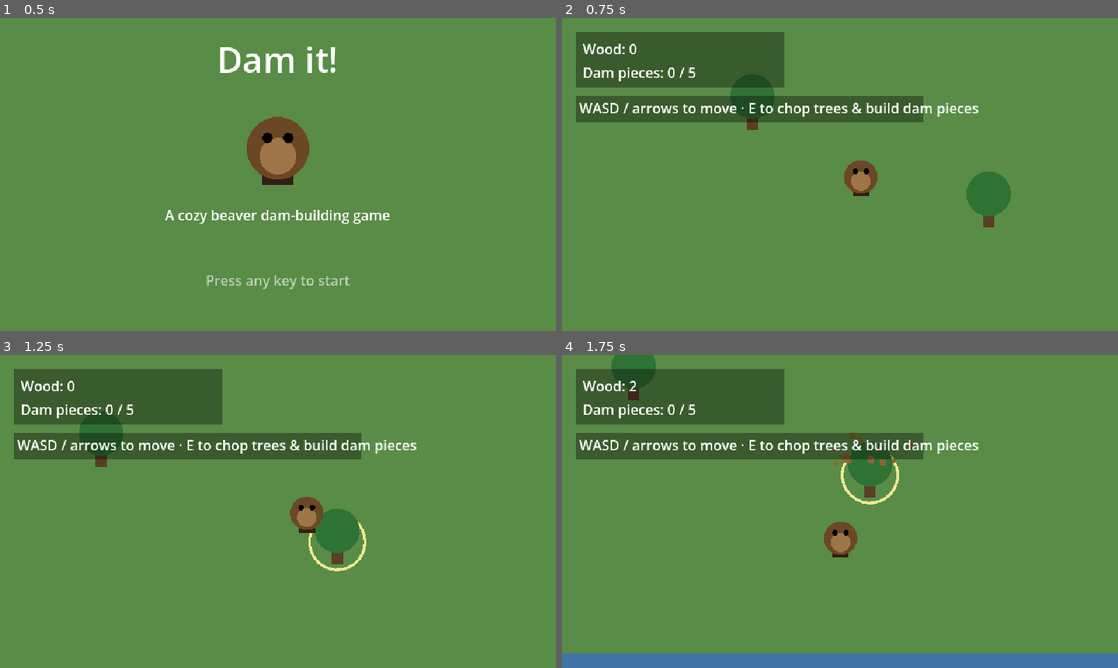
Above: before the commit, frames 1-4 (two rows, left to right).
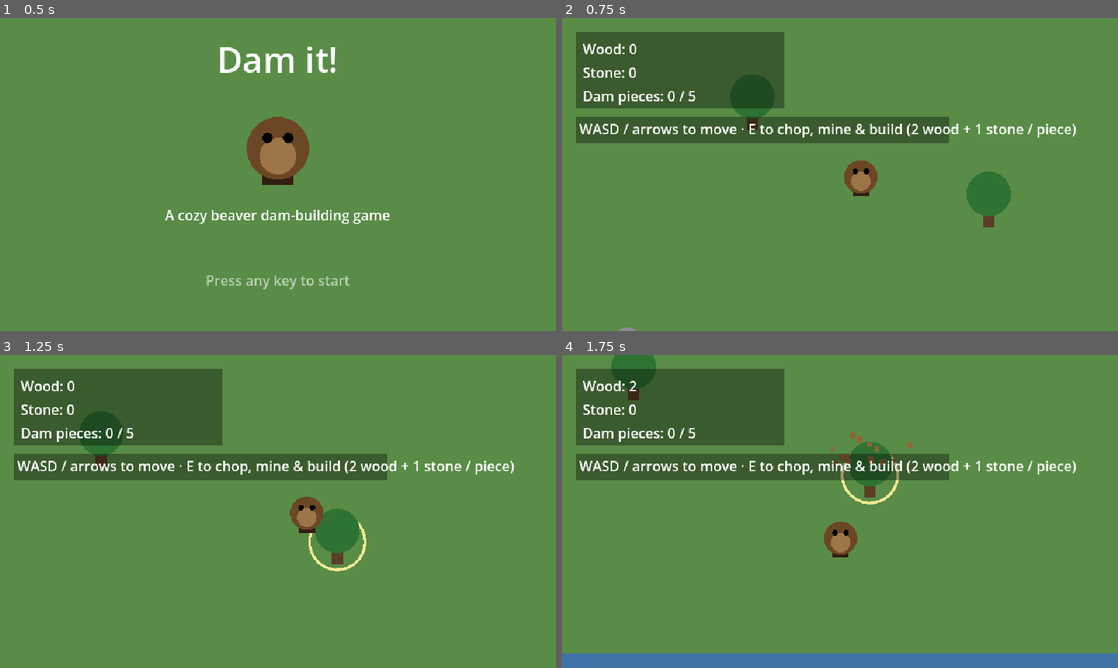
Above: after the commit, the same moments.

Repository: CrowderSoup/dam-it
Game: Godot game, scene res://scenes/ui/title_screen.tscn
The game is run twice, just before and just after one commit, with the same random seed, the same clock (stepped at 60 frames per second) and the same inputs.
Inputs:
- Up to frame 1 (0.5 s): no input
- Up to frame 2 (0.75 s): tap Enter at 0.5 s; hold D (move_right) from 0.53 s (still down); hold E (interact) from 0.53 s (still down)
- Up to frame 3 (1.25 s): keep holding D (move_right); keep holding E (interact); tap Space at 0.77 s
- Up to frame 4 (1.75 s): release D (move_right) at 1.28 s; release E (interact) at 1.28 s; hold S (move_down) from 1.28 s (still down); tap E (interact) at 1.35 s; tap Space at 1.52 s

Frame 1 is identical in both runs. In frame 2, 9.3% of the frame differs, in the area x 2-93%, y 15-100%; in frame 3, 9.2%; in frame 4, 9.3%.

Commit message:
Add a second resource: mineable rocks yield stone for dam pieces
- New Rock world object (mirrors Tree): 2 hits to break, yields stone,
  respawns after 10s, highlights in range like trees/dam slots do.
- Dam pieces now cost 2 wood + 1 stone (was 3 wood only), giving the build
  loop actual resource management instead of a single counter.
- Replaced the purely-decorative rocks with interactive ones so what you
  see matches what you can do with it; bushes remain decoration-only.
- HUD shows the new Stone counter; hint text reflects the real costs.
- Distinct mining sound effect (Sfx.play_mine) separate from chopping.

Verified headless (import + smoke-test scene covering mining, the updated
resource costs, and reset) and visually via a screenshot of the new HUD.

Co-Authored-By: Claude Sonnet 5 <noreply@anthropic.com>
Claude-Session: https://claude.ai/code/session_019gEuy3hZMpkfR1EVvbAP8s

Diff:
--- a/scenes/main/main.tscn
+++ b/scenes/main/main.tscn
@@ -6,6 +6,7 @@
 [ext_resource type="PackedScene" path="res://scenes/world/dam_slot.tscn" id="4"]
 [ext_resource type="PackedScene" path="res://scenes/ui/hud.tscn" id="5"]
 [ext_resource type="PackedScene" path="res://scenes/world/decoration.tscn" id="6"]
+[ext_resource type="PackedScene" path="res://scenes/world/rock.tscn" id="7"]
 
 [node name="Main" type="Node2D"]
 script = ExtResource("1")
@@ -22,15 +23,6 @@
 color = Color(0.25, 0.45, 0.65, 1)
 
 [node name="Decorations" type="Node2D" parent="."]
-
-[node name="Rock1" parent="Decorations" instance=ExtResource("6")]
-position = Vector2(80, 350)
-
-[node name="Rock2" parent="Decorations" instance=ExtResource("6")]
-position = Vector2(700, 120)
-
-[node name="Rock3" parent="Decorations" instance=ExtResource("6")]
-position = Vector2(950, 700)
 
 [node name="Bush1" parent="Decorations" instance=ExtResource("6")]
 kind = 1
@@ -74,6 +66,20 @@
 [node name="Tree8" parent="Trees" instance=ExtResource("3")]
 position = Vector2(1250, 580)
 
+[node name="Rocks" type="Node2D" parent="."]
+
+[node name="Rock1" parent="Rocks" instance=ExtResource("7")]
+position = Vector2(60, 320)
+
+[node name="Rock2" parent="Rocks" instance=ExtResource("7")]
+position = Vector2(700, 120)
+
+[node name="Rock3" parent="Rocks" instance=ExtResource("7")]
+position = Vector2(950, 700)
+
+[node name="Rock4" parent="Rocks" instance=ExtResource("7")]
+position = Vector2(1300, 700)
+
 [node name="DamSlots" type="Node2D" parent="."]
 
 [node name="DamSlot1" parent="DamSlots" instance=ExtResource("4")]
--- a/scenes/player/player.gd
+++ b/scenes/player/player.gd
@@ -46,12 +46,13 @@
 	if event.is_action_pressed("interact"):
 		_try_interact()
 
-## Trees register their InteractArea (a child) in the "trees" group, so the
-## overlap result is the area, not the interactable itself; dam slots ARE
-## the Area2D, so no indirection is needed. This resolves either case to the
-## node that actually has chop()/build()/set_highlighted().
+## Trees and rocks register their InteractArea (a child) in a "*_areas"
+## group, so the overlap result is the area, not the interactable itself;
+## dam slots ARE the Area2D, so no indirection is needed. This resolves any
+## of the three to the node that actually has chop()/mine()/build()/
+## set_highlighted().
 func _resolve_target(area: Area2D) -> Node:
-	if area.is_in_group("tree_areas"):
+	if area.is_in_group("tree_areas") or area.is_in_group("rock_areas"):
 		return area.get_parent()
 	if area.is_in_group("dam_slots"):
 		return area
@@ -65,9 +66,12 @@
 		if target.is_in_group("trees"):
 			target.chop()
 			return
+		if target.is_in_group("rocks"):
+			target.mine()
+			return
 		if target.is_in_group("dam_slots"):
 			if target.can_build() and GameState.can_afford_dam_piece():
-				GameState.spend_wood_on_dam_piece()
+				GameState.spend_resources_on_dam_piece()
 				target.build()
 			return
 
--- a/scenes/ui/hud.gd
+++ b/scenes/ui/hud.gd
@@ -3,6 +3,7 @@
 const HINT_DURATION := 6.0
 
 @onready var wood_label: Label = $Margin/VBox/WoodLabel
+@onready var stone_label: Label = $Margin/VBox/StoneLabel
 @onready var dam_label: Label = $Margin/VBox/DamLabel
 @onready var complete_label: Label = $CompleteLabel
 @onready var complete_background: ColorRect = $CompleteBackground
@@ -11,9 +12,11 @@
 
 func _ready() -> void:
 	GameState.wood_changed.connect(_on_wood_changed)
+	GameState.stone_changed.connect(_on_stone_changed)
 	GameState.dam_progress_changed.connect(_on_dam_progress_changed)
 	GameState.dam_completed.connect(_on_dam_completed)
 	_on_wood_changed(GameState.wood)
+	_on_stone_changed(GameState.stone)
 	_on_dam_progress_changed(GameState.dam_pieces_built, GameState.dam_pieces_total)
 	complete_label.hide()
 	complete_background.hide()
@@ -25,6 +28,9 @@
 func _on_wood_changed(amount: int) -> void:
 	wood_label.text = "Wood: %d" % amount
 
+func _on_stone_changed(amount: int) -> void:
+	stone_label.text = "Stone: %d" % amount
+
 func _on_dam_progress_changed(built: int, total: int) -> void:
 	dam_label.text = "Dam pieces: %d / %d" % [built, total]
 
--- a/scenes/ui/hud.tscn
+++ b/scenes/ui/hud.tscn
@@ -7,12 +7,12 @@
 
 [node name="StatsBackground" type="ColorRect" parent="."]
 position = Vector2(16, 16)
-size = Vector2(240, 64)
+size = Vector2(240, 88)
 color = Color(0, 0, 0, 0.35)
 
 [node name="Margin" type="MarginContainer" parent="."]
 position = Vector2(16, 16)
-size = Vector2(240, 64)
+size = Vector2(240, 88)
 theme_override_constants/margin_left = 8
 theme_override_constants/margin_top = 8
 theme_override_constants/margin_right = 8
@@ -23,18 +23,21 @@
 [node name="WoodLabel" type="Label" parent="Margin/VBox"]
 text = "Wood: 0"
 
+[node name="StoneLabel" type="Label" parent="Margin/VBox"]
+text = "Stone: 0"
+
 [node name="DamLabel" type="Label" parent="Margin/VBox"]
 text = "Dam pieces: 0 / 0"
 
 [node name="HintBackground" type="ColorRect" parent="."]
-position = Vector2(16, 90)
-size = Vector2(400, 30)
+position = Vector2(16, 114)
+size = Vector2(430, 30)
 color = Color(0, 0, 0, 0.35)
 
 [node name="HintLabel" type="Label" parent="."]
-position = Vector2(20, 92)
-size = Vector2(396, 26)
-text = "WASD / arrows to move · E to chop trees & build dam pieces"
+position = Vector2(20, 116)
+size = Vector2(426, 26)
+text = "WASD / arrows to move · E to chop, mine & build (2 wood + 1 stone / piece)"
 
 [node name="CompleteBackground" type="ColorRect" parent="."]
 position = Vector2(280, 16)
--- /dev/null
+++ b/scenes/world/rock.gd
@@ -0,0 +1,70 @@
+extends StaticBody2D
+## A mineable rock. Yields stone over a couple hits, then respawns.
+
+const STONE_YIELD := 1
+const HITS_TO_BREAK := 2
+const RESPAWN_TIME := 10.0
+
+const ROCK_COLOR := Color(0.55, 0.55, 0.58)
+const ROCK_HIGHLIGHT_SPOT := Color(0.68, 0.68, 0.7)
+const RUBBLE_COLOR := Color(0.45, 0.45, 0.48)
+const HIGHLIGHT_COLOR := Color(1.0, 0.95, 0.6, 0.9)
+
+var hits_taken: int = 0
+var broken: bool = false
+var highlighted: bool = false
+
+func _ready() -> void:
+	add_to_group("rocks")
+	# The InteractArea (not this StaticBody2D) is what Player's overlap
+	# check actually finds - see Player._resolve_target().
+	$InteractArea.add_to_group("rock_areas")
+
+func _draw() -> void:
+	if broken:
+		draw_circle(Vector2.ZERO, 5, RUBBLE_COLOR)
+		return
+	if highlighted:
+		draw_arc(Vector2.ZERO, 16, 0, TAU, 24, HIGHLIGHT_COLOR, 2.0)
+	draw_circle(Vector2.ZERO, 10, ROCK_COLOR)
+	draw_circle(Vector2(-3, -3), 4, ROCK_HIGHLIGHT_SPOT)
+
+func set_highlighted(value: bool) -> void:
+	if highlighted == value:
+		return
+	highlighted = value
+	queue_redraw()
+
+func mine() -> void:
+	if broken:
+		return
+	hits_taken += 1
+	GameState.add_stone(STONE_YIELD)
+	Sfx.play_mine()
+	Fx.burst(global_position, Color(0.6, 0.6, 0.62), 6)
+	_shake()
+	queue_redraw()
+	if hits_taken >= HITS_TO_BREAK:
+		_break()
+
+func _shake() -> void:
+	scale = Vector2.ONE
+	var tween := create_tween()
+	tween.tween_property(self, "scale", Vector2(1.1, 0.9), 0.05)
+	tween.tween_property(self, "scale", Vector2.ONE, 0.1)
+
+func _break() -> void:
+	broken = true
+	set_highlighted(false)
+	$CollisionShape2D.set_deferred("disabled", true)
+	$InteractArea/CollisionShape2D.set_deferred("disabled", true)
+	queue_redraw()
+	await get_tree().create_timer(RESPAWN_TIME).timeout
+	_respawn()
+
+func _respawn() -> void:
+	broken = false
+	hits_taken = 0
+	$CollisionShape2D.disabled = false
+	$InteractArea/CollisionShape2D.disabled = false
+	queue_redraw()
--- /dev/null
+++ b/scenes/world/rock.tscn
@@ -0,0 +1,26 @@
+[gd_scene load_steps=4 format=3]
+
+[ext_resource type="Script" path="res://scenes/world/rock.gd" id="1"]
+
+[sub_resource type="CircleShape2D" id="1"]
+radius = 9.0
+
+[sub_resource type="CircleShape2D" id="2"]
+radius = 24.0
+
+[node name="Rock" type="StaticBody2D"]
+collision_layer = 1
+collision_mask = 0
+script = ExtResource("1")
+
+[node name="CollisionShape2D" type="CollisionShape2D" parent="."]
+shape = SubResource("1")
+
+[node name="InteractArea" type="Area2D" parent="."]
+collision_layer = 4
+collision_mask = 0
+monitoring = false
+monitorable = true
+
+[node name="CollisionShape2D" type="CollisionShape2D" parent="InteractArea"]
+shape = SubResource("2")
--- a/scripts/autoload/game_state.gd
+++ b/scripts/autoload/game_state.gd
@@ -3,12 +3,15 @@
 ## Autoloaded as "GameState" (see project.godot).
 
 signal wood_changed(new_amount: int)
+signal stone_changed(new_amount: int)
 signal dam_progress_changed(built: int, total: int)
 signal dam_completed
 
-const WOOD_PER_DAM_PIECE := 3
+const WOOD_PER_DAM_PIECE := 2
+const STONE_PER_DAM_PIECE := 1
 
 var wood: int = 0
+var stone: int = 0
 var dam_pieces_total: int = 0
 var dam_pieces_built: int = 0
 
@@ -22,21 +25,29 @@
 	wood += amount
 	wood_changed.emit(wood)
 
+func add_stone(amount: int) -> void:
+	stone += amount
+	stone_changed.emit(stone)
+
 func can_afford_dam_piece() -> bool:
-	return wood >= WOOD_PER_DAM_PIECE
+	return wood >= WOOD_PER_DAM_PIECE and stone >= STONE_PER_DAM_PIECE
 
 ## Zeroes progress ahead of a scene reload; dam_pieces_total is rebuilt as
 ## the reloaded DamSlot instances re-register themselves.
 func reset() -> void:
 	wood = 0
+	stone = 0
 	dam_pieces_total = 0
 	dam_pieces_built = 0
 	wood_changed.emit(wood)
+	stone_changed.emit(stone)
 	dam_progress_changed.emit(dam_pieces_built, dam_pieces_total)
 
-func spend_wood_on_dam_piece() -> void:
+func spend_resources_on_dam_piece() -> void:
 	wood -= WOOD_PER_DAM_PIECE
+	stone -= STONE_PER_DAM_PIECE
 	wood_changed.emit(wood)
+	stone_changed.emit(stone)
 	dam_pieces_built += 1
 	dam_progress_changed.emit(dam_pieces_built, dam_pieces_total)
 	if dam_pieces_total > 0 and dam_pieces_built >= dam_pieces_total:
--- a/scripts/autoload/sfx.gd
+++ b/scripts/autoload/sfx.gd
@@ -5,17 +5,22 @@
 const SAMPLE_RATE := 22050
 
 var _chop_player: AudioStreamPlayer
+var _mine_player: AudioStreamPlayer
 var _build_player: AudioStreamPlayer
 var _complete_player: AudioStreamPlayer
 
 func _ready() -> void:
 	_chop_player = _make_player(_make_tone(220.0, 0.08, 0.5))
+	_mine_player = _make_player(_make_tone(160.0, 0.05, 0.55))
 	_build_player = _make_player(_make_tone(120.0, 0.18, 0.6))
 	_complete_player = _make_player(_make_arpeggio([440.0, 554.0, 659.0, 880.0], 0.12))
 	GameState.dam_completed.connect(play_complete)
 
 func play_chop() -> void:
 	_chop_player.play()
+
+func play_mine() -> void:
+	_mine_player.play()
 
 func play_build() -> void:
 	_build_player.play()
Not shown: 1 places in scenes/main/main.tscn that only renumber resources
Not shown, added: scenes/world/rock.gd.uid
